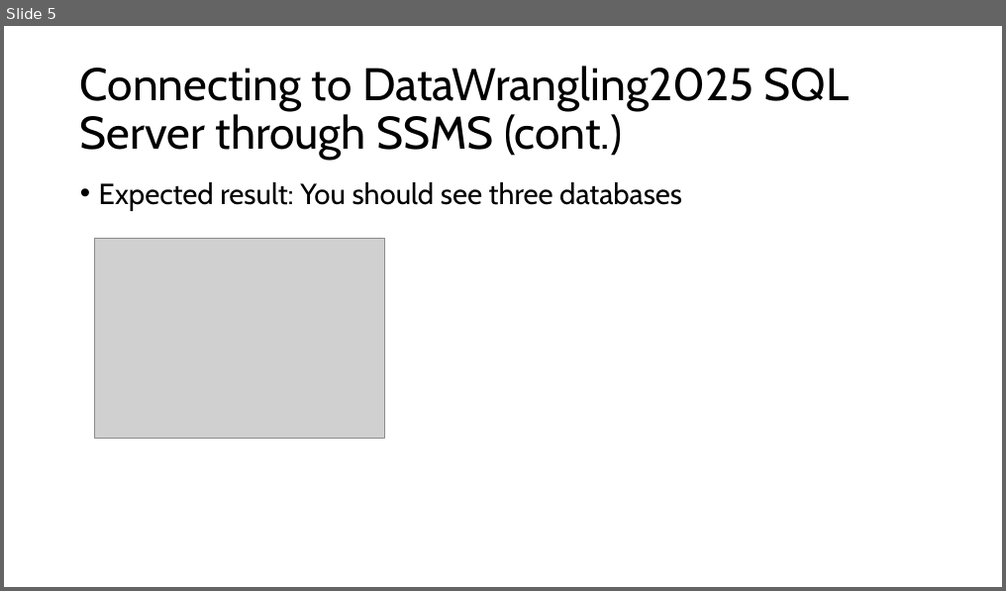
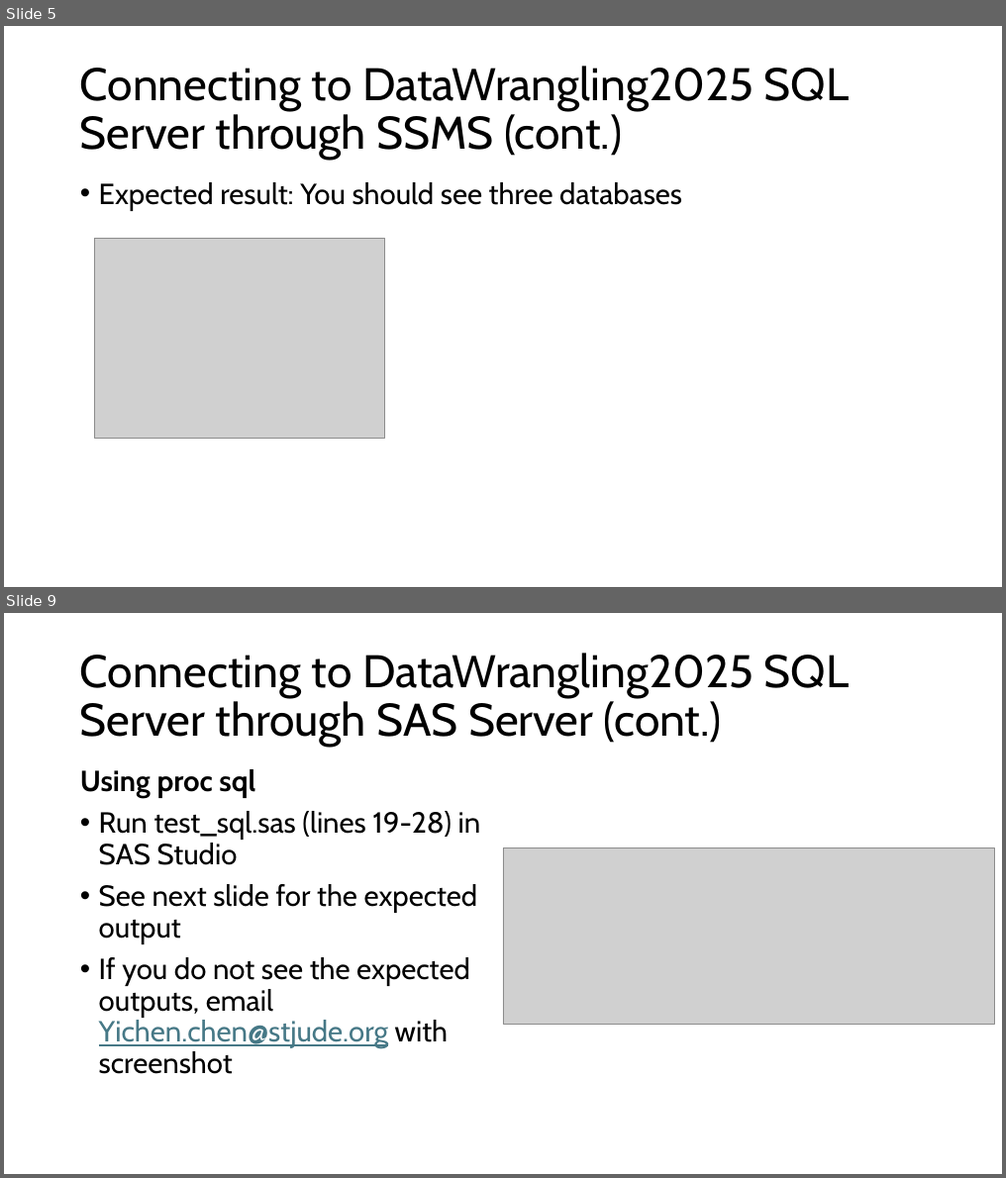
Before and after one commit to St-Jude-MS-ABDS/DataWrangling_R, a slide deck: testing/test_sql.pptx. Shown one above the other, each under a label of ours: slide 5 before the commit, slides 5 and 9 after it; the slides between them are not shown. The pictures are 1006x591 and 1006x1178 pixels, drawn with LibreOffice and Linux fonts; fonts in the diff are those of the drawing; grey boxes stand for pictures. Boxes give left, top, right and bottom in pixels: in the first picture for what was removed or moved away, otherwise in the second. Text is boxed around its words. In the diff, an @@ line names an element or a change of style, - is before the commit and + after.

```diff
--- a/testing/test_sql.pptx
+++ b/testing/test_sql.pptx
@@ slide 9 added at (4, 613, 1002, 1174), background #FFFFFF @@
@@ title added at (80, 653, 849, 747), 44 pt, text #000000 @@
+Connecting to DataWrangling2025 SQL Server through SAS Server (cont.)
@@ text added at (80, 769, 481, 1074), 28 pt, text #000000 @@
+Using proc sql
+• Run test_sql.sas (lines 19-28) in SAS Studio
+• See next slide for the expected output
+• If you do not see the expected outputs, email Yichen.chen@stjude.org with screenshot
@@ picture added at (503, 848, 995, 1024) @@
```
Also in this commit, not shown: 7 slides changed, 7 other slides added.
